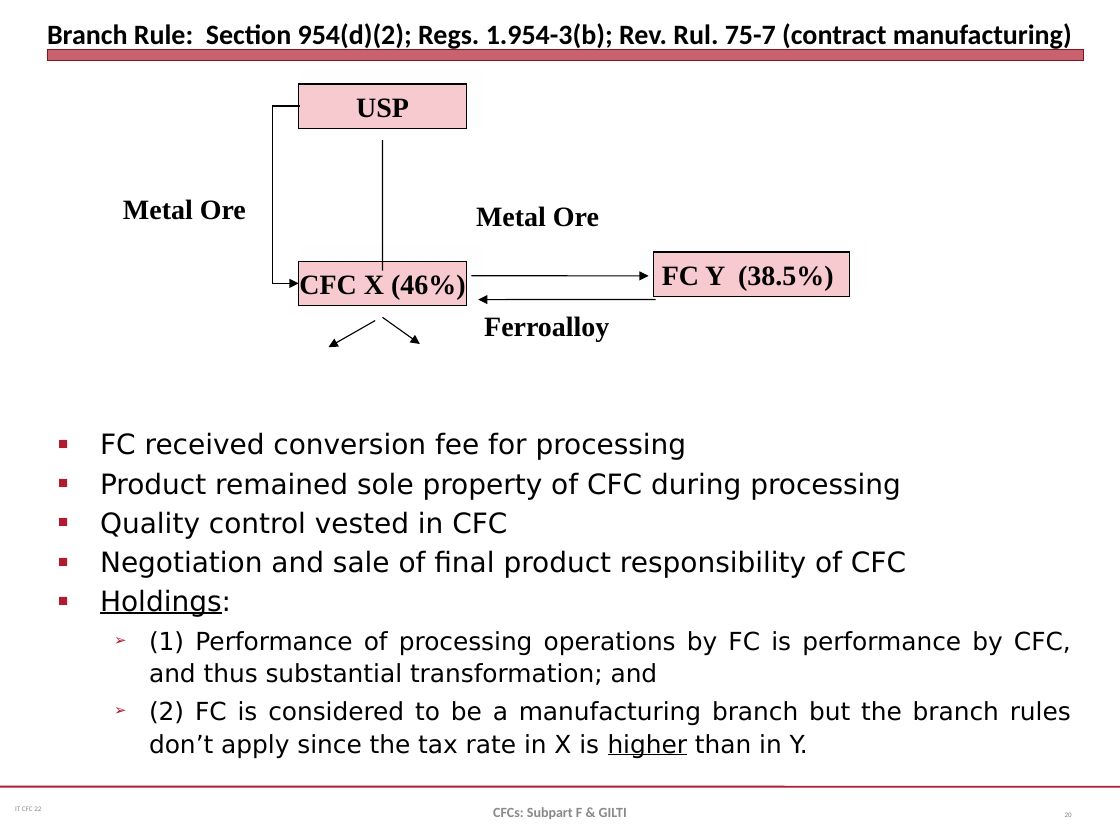
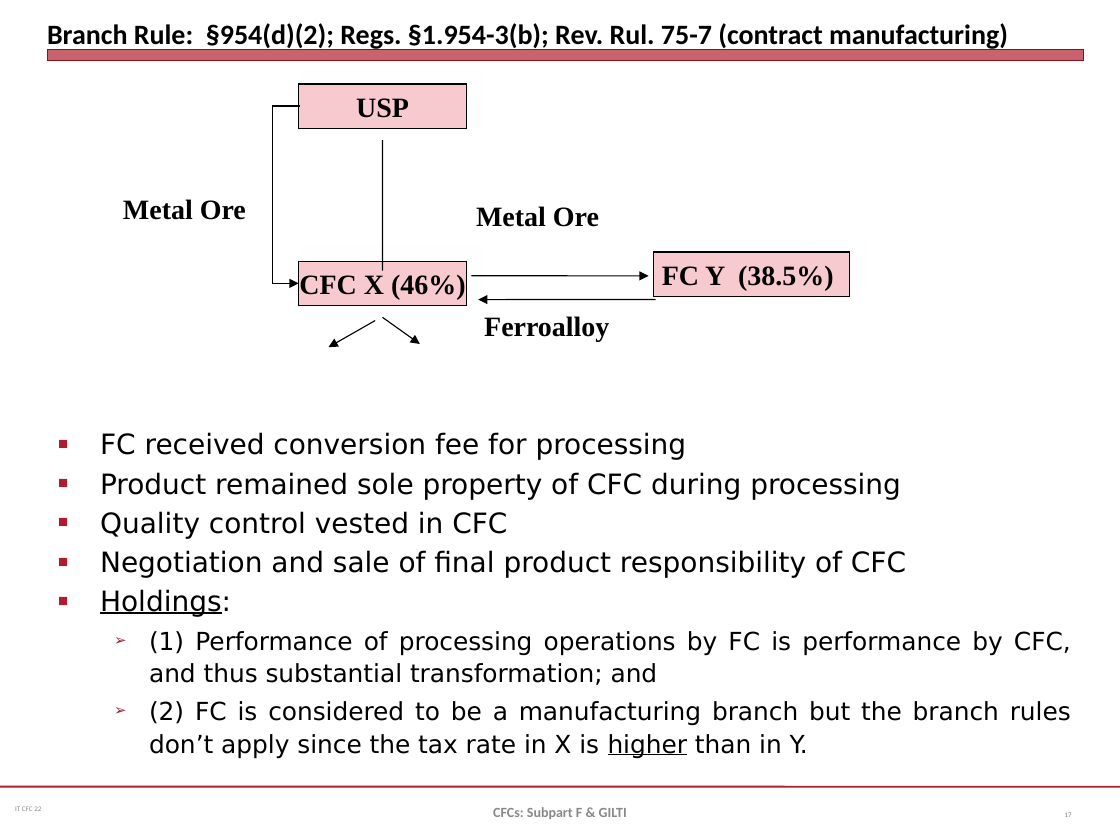
Before and after one commit to jmc877/International-Tax, a slide deck: slide 17 of slides/IT_CFC_22_1.pptx (slide 20 before the commit). Drawn at 1120x840 pixels with LibreOffice and Linux fonts; fonts in the diff are those of the drawing. Boxes give left, top, right and bottom in pixels: in the first picture for what was removed or moved away, otherwise in the second. Text is boxed around its words. In the diff, an @@ line names an element or a change of style, - is before the commit and + after.

```diff
--- a/slides/IT_CFC_22_1.pptx
+++ b/slides/IT_CFC_22_1.pptx
@@ title at bbox=[47, 23, 1008, 51]: text changed @@
-Branch Rule: Section 954(d)(2); Regs. 1.954-3(b); Rev. Rul. 75-7 (contract manufacturing)
+Branch Rule: §954(d)(2); Regs. §1.954-3(b); Rev. Rul. 75-7 (contract manufacturing)
```
Also in this commit, not shown: 16 other slides changed, 7 slides added, 2 slides removed, 2 other files.
